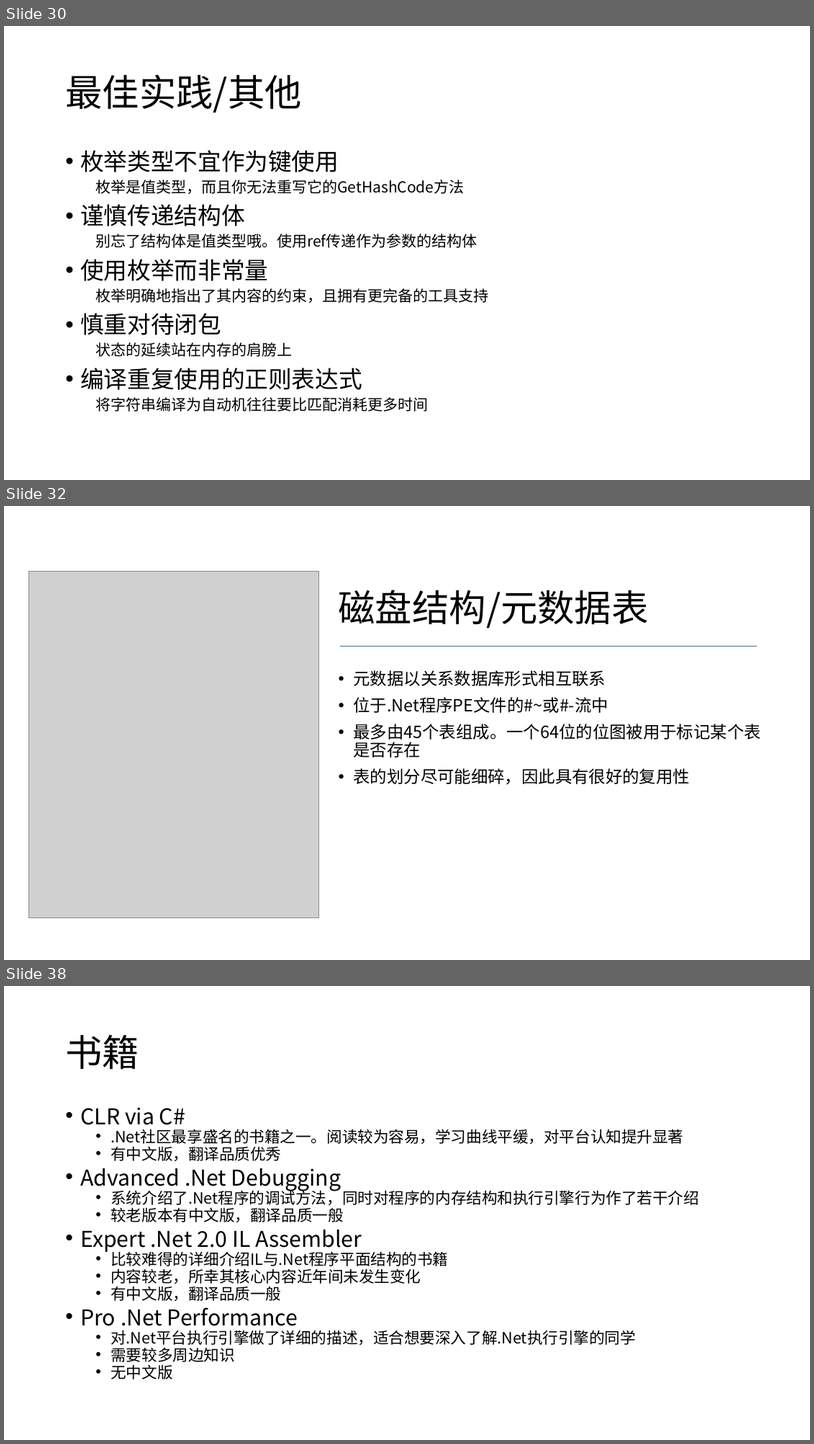
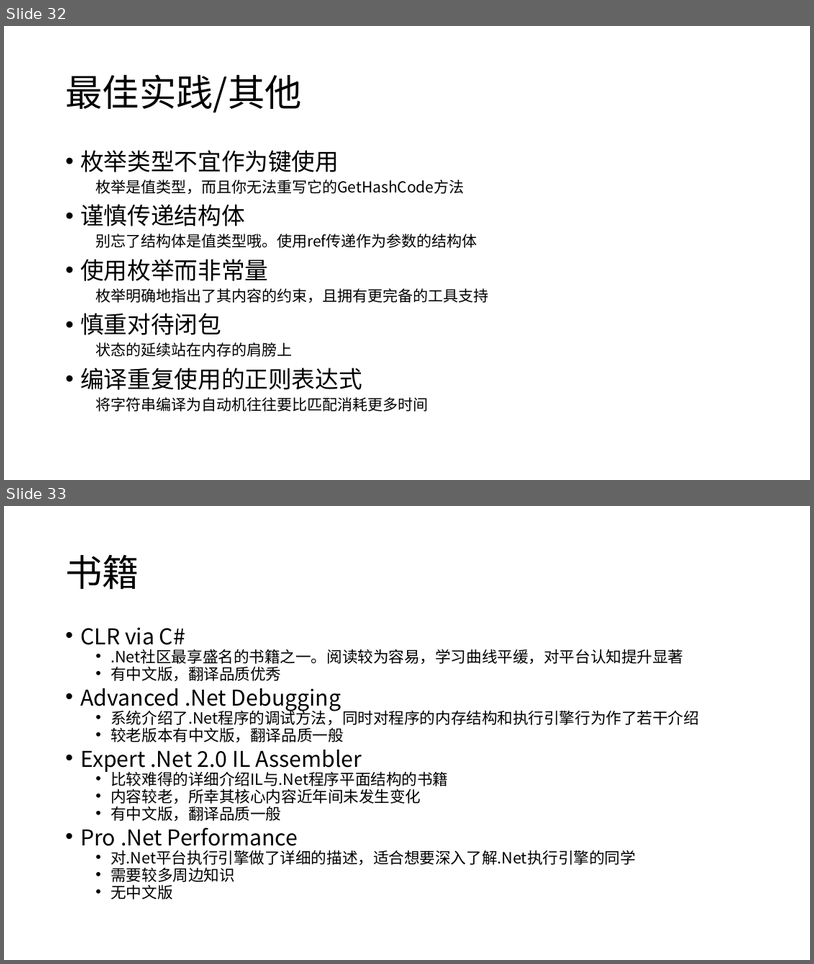
Before and after one commit to snakealpha/DotNetSession, a slide deck: pptx.pptx.pptx. Shown one above the other, each under a label of ours: slides 30, 32 and 38 before the commit, slides 32 and 33 after it; the slides between them are not shown. The pictures are 814x1444 and 814x964 pixels, drawn with LibreOffice and Linux fonts; fonts in the diff are those of the drawing; grey boxes stand for pictures. Boxes give left, top, right and bottom in pixels: in the first picture for what was removed or moved away, otherwise in the second. Text is boxed around its words. In the diff, an @@ line names an element or a change of style, - is before the commit and + after.

```diff
--- a/pptx.pptx.pptx
+++ b/pptx.pptx.pptx
@@ slide 32 removed at [4,506,810,960], background #FFFFFF @@
@@ picture removed at [28,572,319,917] @@
@@ title removed at [339,590,649,628] @@
-磁盘结构/元数据表
@@ line removed from (340, 646) to (758, 646) @@
@@ text removed at [354,670,761,785] @@
-• 元数据以关系数据库形式相互联系
-• 位于.Net程序PE文件的#~或#-流中
-• 最多由45个表组成。一个64位的位图被用于标记某个表是否存在
-• 表的划分尽可能细碎，因此具有很好的复用性
@@ what was slide 30 is now slide 32 @@
@@ what was slide 38 is now slide 33 @@
```
Also in this commit, not shown: 3 slides changed, 2 slides added, 6 other slides removed, 6 other files.
